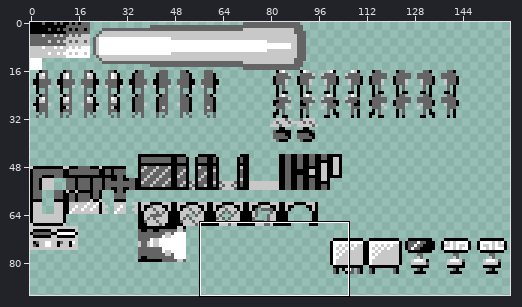
Sprite sheet -- assets/SpriteSheet-1.png. Above, an overview of the earlier version with the close-up marked.
Close-up. The starting point:
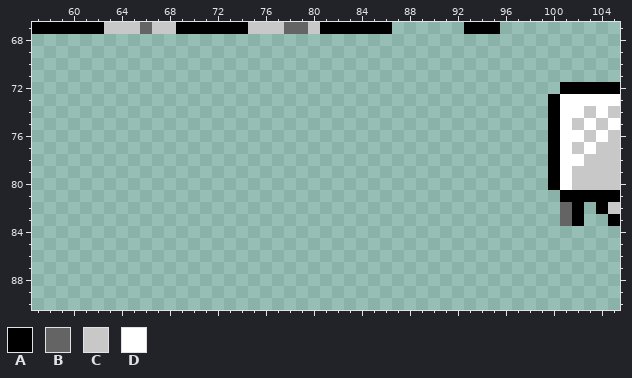
The file is 160x144 pixels. Shown: x 57..105, y 67..90. The wide view leaves out empty margins.
Palette (. is transparent): A #000000  B #646464  C #c8c8c8  D #ffffff
Pixels before, first column x 57:
67 AAAAAACCCBCCAAAAAACCCBBCAAAAAA......AAA..........
68 .................................................
69 .................................................
70 .................................................
71 .................................................
72 ............................................AAAAA
73 ...........................................ADDDDD
74 ...........................................ADDCDC
75 ...........................................ADCDCD
76 ...........................................ADDCDC
77 ...........................................ADCDCC
78 ...........................................ADDCCC
79 ...........................................ADCCCC
80 ...........................................ADCCCC
81 ............................................AAAAA
82 ............................................BA.AC
83 ............................................BA..A
The result:
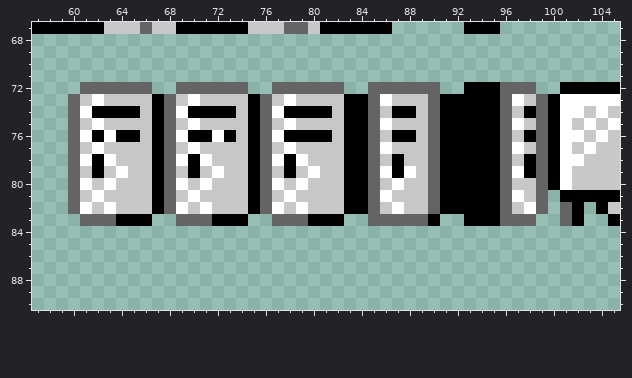
What changed:
y 72: x 61..66 ...... -> BBBBBB; x 69..74 ...... -> BBBBBB; x 77..82 ...... -> BBBBBB; x 85..90 ...... -> BBBBBB; x 93..98 ...... -> AAABBB
y 73: x 60..99 ........................................ -> BCDCCCCABCDCCCCABCDCCCCAABDCCCBAAAAABDCB
y 74: x 60..99 ........................................ -> BDAAAACABDAAAACABDAAAACAABCAACBAAAAABCAB
y 75: x 60..99 ........................................ -> BCDCCCCABCDCCCCABCDCCCCAABDCCCBAAAAABDCB
y 76: x 60..99 ........................................ -> BDADAACABDAADACABDAAAACAABCAACBAAAAABCAB
y 77: x 60..99 ........................................ -> BCDCCCCABCDCCCCABCDCCCCAABDCCCBAAAAABDCB
y 78: x 60..99 ........................................ -> BDADCCCABDADCCCABDADCCCAABCACCBAAAAABCAB
y 79: x 60..99 ........................................ -> BCACDCCABCACDCCABCACDCCAABDADCBAAAAABDAB
y 80: x 60..99 ........................................ -> BDCDCCCABDCDCCCABDCDCCCAABCDCCBAAAAABCCB
y 81: x 60..99 ........................................ -> BCDCCCCABCDCCCCABCDCCCCAABDCCCBAAAAABDCB
y 82: x 60..99 ........................................ -> BDCDCCCABDCDCCCABDCDCCCAABCDCCBAAAAABCDB
y 83: x 61..66 ...... -> BBBAAA; x 69..74 ...... -> BBBAAA; x 77..82 ...... -> BBBAAA; x 85..90 ...... -> BBBBBA; x 93..98 ...... -> AAABBB
Pixel boxes of the changes (left, top, right, bottom) in both close-ups:
added: (68, 82, 548, 226)
